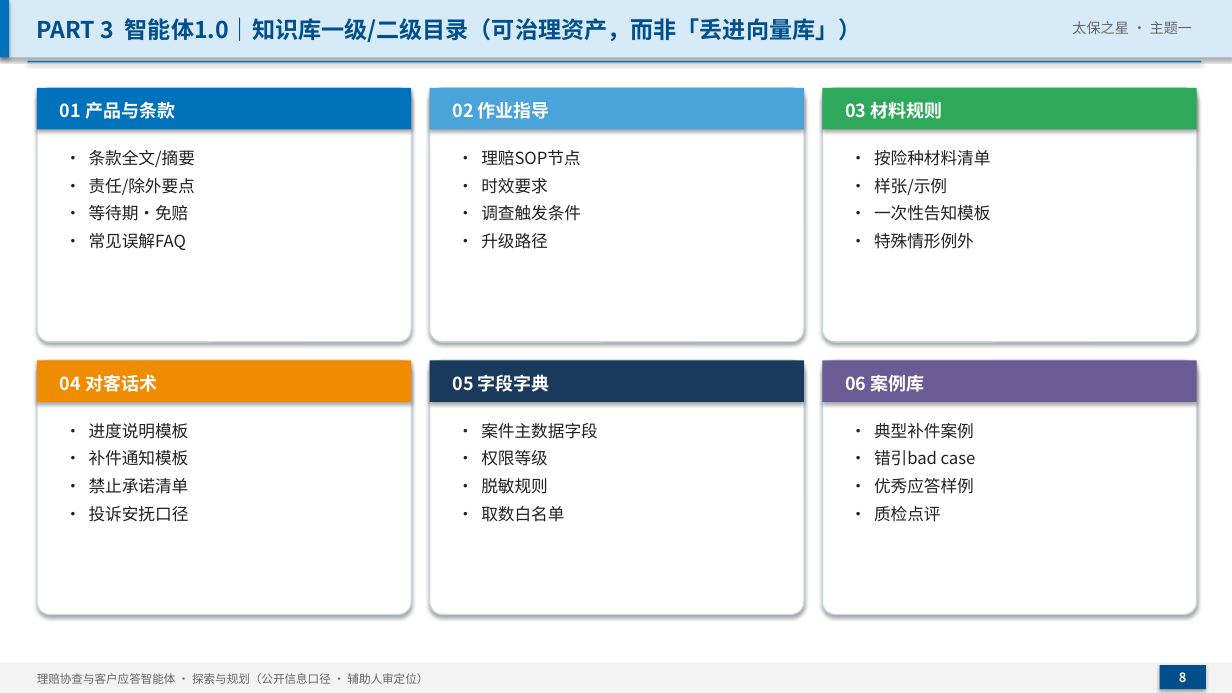
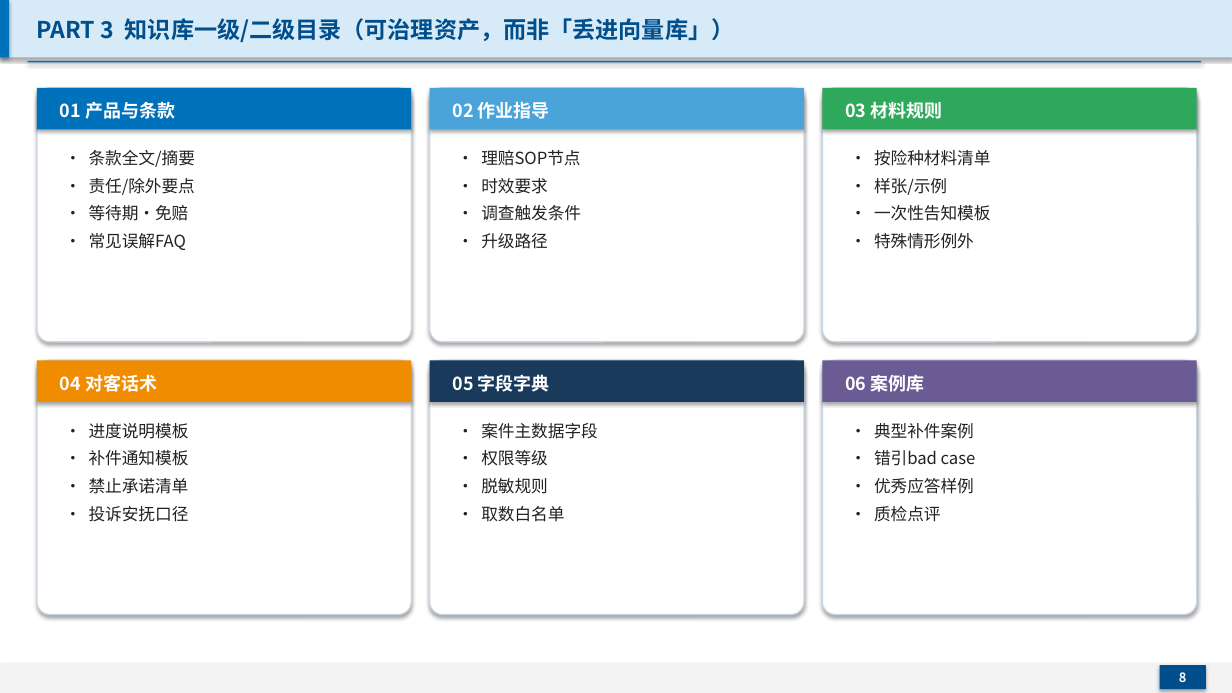
Before and after one commit to Haoooaa/planning-sourcing-system, a slide deck: slide 8 of claims-assist/deck.pptx. Drawn at 1232x693 pixels with LibreOffice and Linux fonts; fonts in the diff are those of the drawing. Boxes give left, top, right and bottom in pixels: in the first picture for what was removed or moved away, otherwise in the second. Text is boxed around its words. In the diff, an @@ line names an element or a change of style, - is before the commit and + after.

```diff
--- a/claims-assist/deck.pptx
+++ b/claims-assist/deck.pptx
@@ text at (37,18,735,42): text changed @@
-PART 3 智能体1.0｜知识库一级/二级目录（可治理资产，而非「丢进向量库」）
+PART 3 知识库一级/二级目录（可治理资产，而非「丢进向量库」）
@@ text removed at (1072,21,1192,34) @@
-太保之星 · 主题一
@@ text removed at (37,673,428,684) @@
-理赔协查与客户应答智能体 · 探索与规划（公开信息口径 · 辅助人审定位）
```
Also in this commit, not shown: 11 other slides changed, 3 slides added, 5 slides removed, 1 other file.
